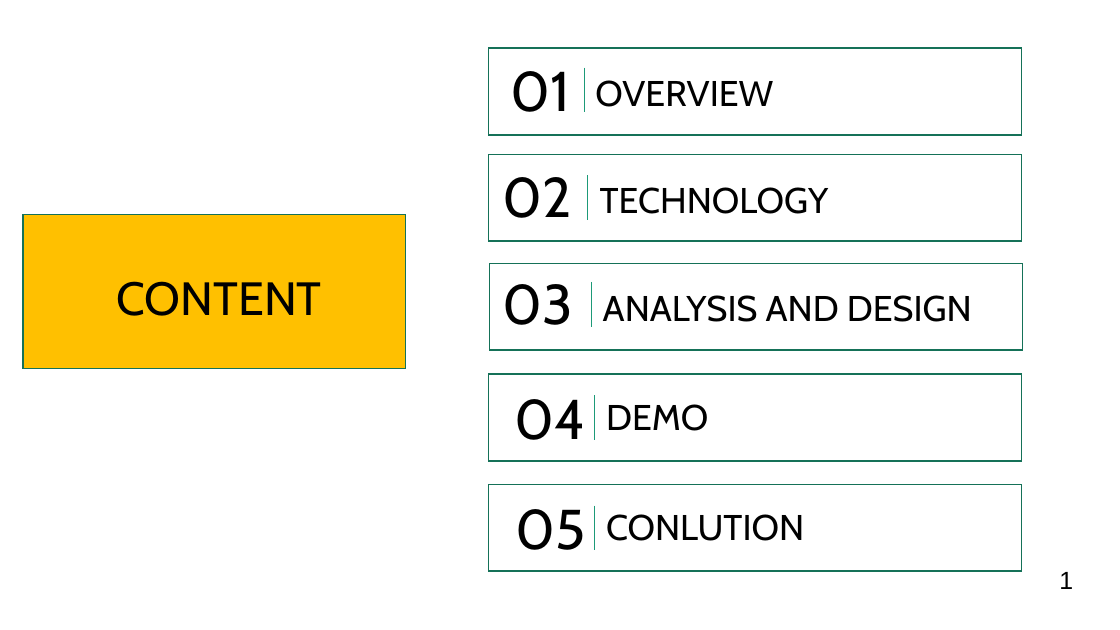
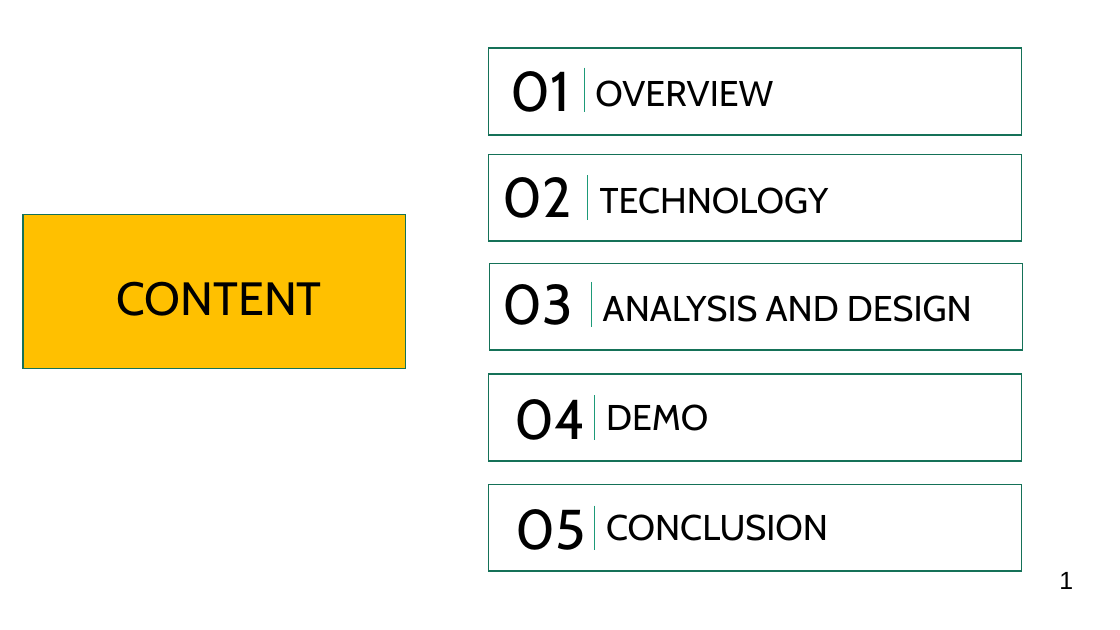
Before and after one commit to hoangchu234/webnhatroKLTN, a slide deck: slide 2 of Docs/Graduation thesis.pptx. Drawn at 1120x630 pixels with LibreOffice and Linux fonts; fonts in the diff are those of the drawing; background and template pictures are left out. Boxes give left, top, right and bottom in pixels: in the first picture for what was removed or moved away, otherwise in the second. Text is boxed around its words. In the diff, an @@ line names an element or a change of style, - is before the commit and + after.

```diff
--- a/Docs/Graduation thesis.pptx
+++ b/Docs/Graduation thesis.pptx
@@ text at (x1=606, y1=514, x2=828, y2=541): text changed @@
-CONLUTION
+CONCLUSION
```
Also in this commit, not shown: 9 other slides changed, 1 slide added, 4 other files.
